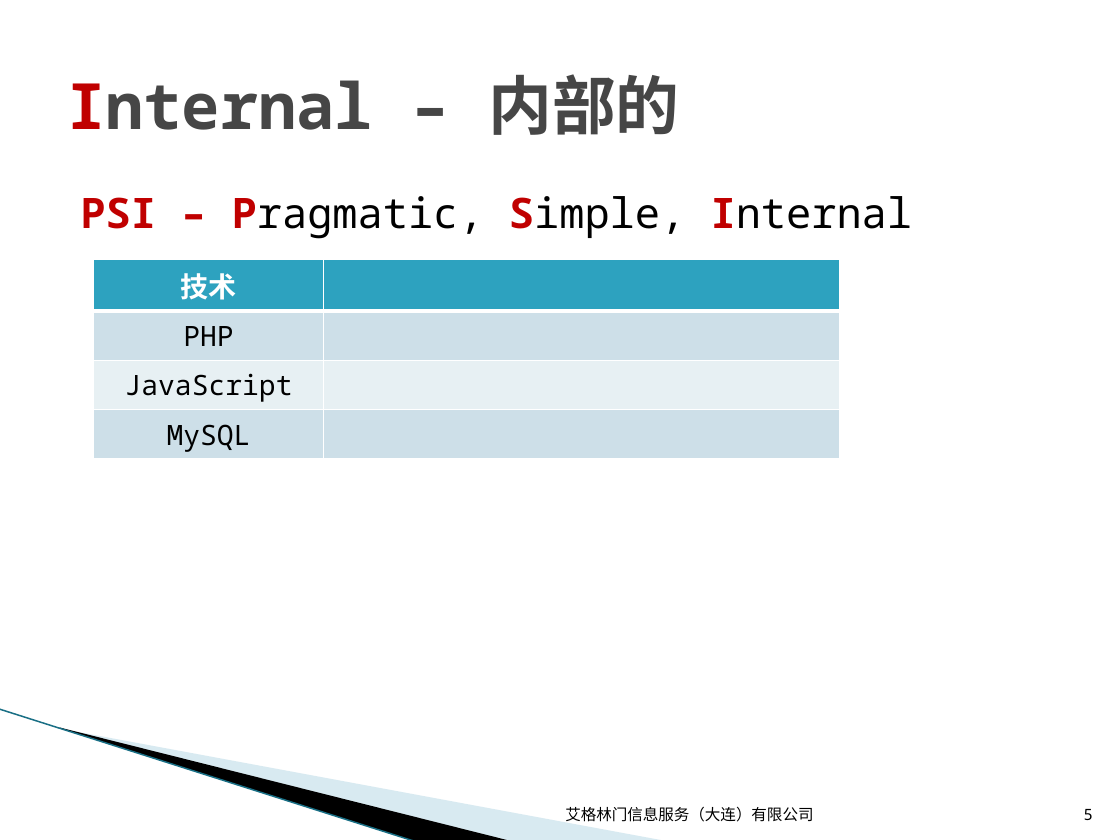
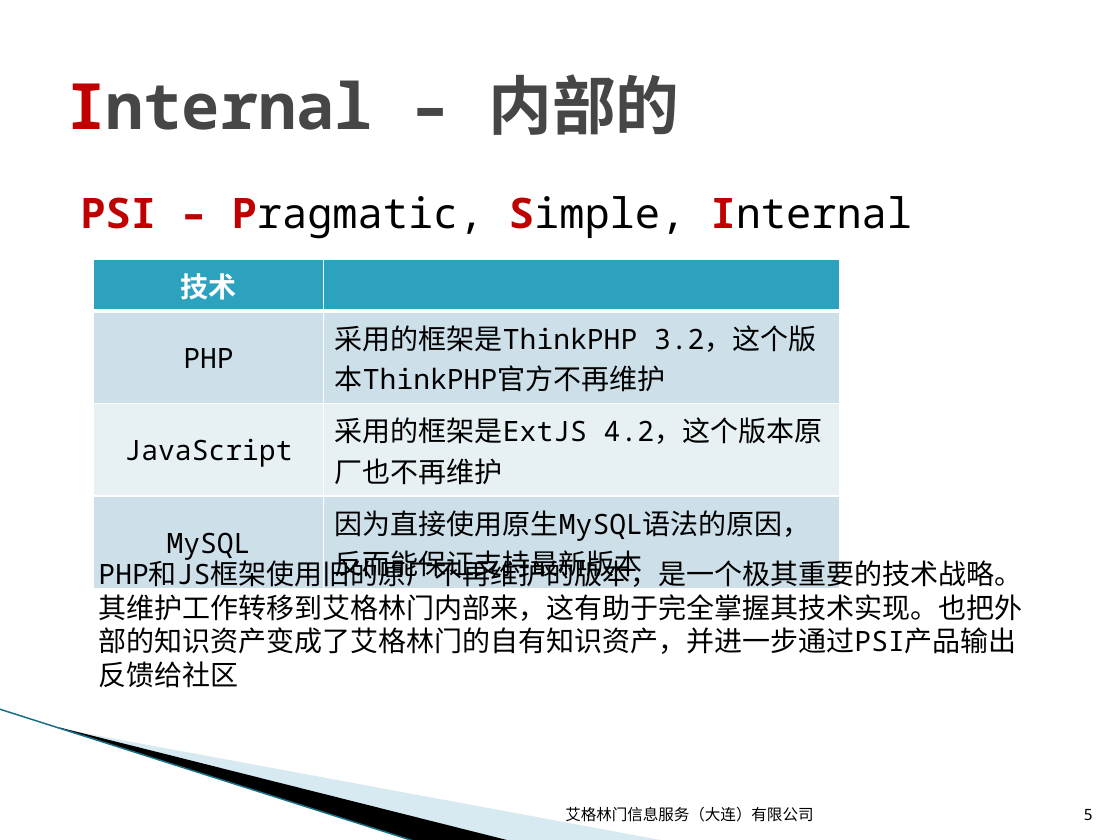
Before and after one commit to wuzhiping/PSI, a slide deck: slide 5 of doc/01 战略/PSI技术战略.pptx. Drawn at 1120x840 pixels with LibreOffice and Linux fonts; fonts in the diff are those of the drawing; background and template pictures are left out. Boxes give left, top, right and bottom in pixels: in the first picture for what was removed or moved away, otherwise in the second. Text is boxed around its words. In the diff, an @@ line names an element or a change of style, - is before the commit and + after.

Commit message:
文档 - PSI技术战略

```diff
--- a/doc/01 战略/PSI技术战略.pptx
+++ b/doc/01 战略/PSI技术战略.pptx
@@ table at bbox=[93, 259, 840, 586] @@
-row 2, column 2: 
+row 2, column 2: 采用的框架是ThinkPHP 3.2，这个版本ThinkPHP官方不再维护
-row 3, column 2: 
+row 3, column 2: 采用的框架是ExtJS 4.2，这个版本原厂也不再维护
-row 4, column 2: 
+row 4, column 2: 因为直接使用原生MySQL语法的原因，反而能保证支持最新版本
@@ text added at bbox=[98, 558, 1022, 654], 18 pt, text #000000 @@
+PHP和JS框架使用旧的原厂不再维护的版本，是一个极其重要的技术战略。
+其维护工作转移到艾格林门内部来，这有助于完全掌握其技术实现。也把外部的知识资产变成了艾格林门的自有知识资产，并进一步通过PSI产品输出反馈给社区
```
